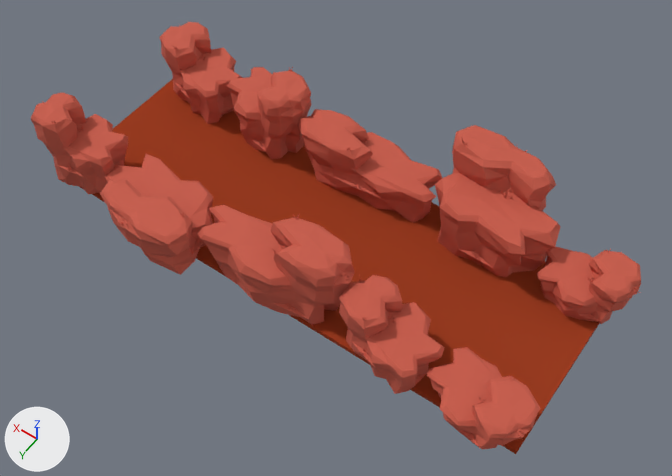
The Blender file Assets/Floor.blend as it was, and as the next commit left it.
One viewpoint serves both versions: a 50 mm lens placed at (-17.9, 23.8, 37.6), pointed at (-1.4, 0.8, 1.4). Arrows for +X, +Y and +Z are at lower left; the lights stay in place.

The first picture shows 'Floor', 'Low poly Cliff', 'Low poly Cliff.001', 'Low poly Cliff.002', 'Low poly Cliff.003', 'Low poly Cliff.004', 'Low poly Cliff.005', 'Low poly Cliff.006', 'Low poly Cliff.007', 'Low poly Cliff.008', 'Low poly Cliff.009'.
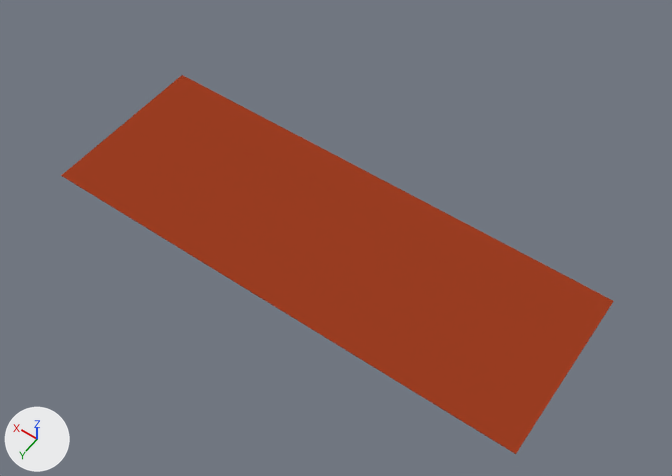
The newer file is also rescaled (x10.0), turned or shifted as a whole; pictures and numbers use the older file's frame.

Pixel boxes (x1, y1, x2, y2) of what changed, in the pictures (672 x 476 px):
'Floor', moved, rescaled (6% wider)
    before: (79, 79, 599, 454)
    after: (61, 75, 614, 454)
'Low poly Cliff.007', deleted (red)
    before: (435, 125, 560, 277)
'Low poly Cliff', deleted (red)
    before: (198, 205, 355, 325)
'Low poly Cliff.005', deleted (red)
    before: (298, 109, 442, 223)
'Low poly Cliff.002', deleted (red)
    before: (100, 154, 213, 275)
'Low poly Cliff.003', deleted (red)
    before: (339, 275, 445, 394)
'Low poly Cliff.004', deleted (red)
    before: (426, 347, 541, 449)
'Low poly Cliff.001', deleted (red)
    before: (31, 92, 128, 194)
'Low poly Cliff.006', deleted (red)
    before: (536, 246, 641, 324)
'Low poly Cliff.008', deleted (red)
    before: (227, 67, 311, 159)
'Low poly Cliff.009', deleted (red)
    before: (159, 22, 243, 124)

What changed in the scene script:
```text
Remove ob_low_poly_cliff:
    ob_low_poly_cliff = bpy.data.objects.new('Low poly Cliff', me_mesh_0)
Remove ob_low_poly_cliff_001:
    ob_low_poly_cliff_001 = bpy.data.objects.new('Low poly Cliff.001', me_mesh_0_001)
Remove ob_low_poly_cliff_002:
    ob_low_poly_cliff_002 = bpy.data.objects.new('Low poly Cliff.002', me_mesh_0_002)
Remove ob_low_poly_cliff_003:
    ob_low_poly_cliff_003 = bpy.data.objects.new('Low poly Cliff.003', me_mesh_0_003)
Remove ob_low_poly_cliff_004:
    ob_low_poly_cliff_004 = bpy.data.objects.new('Low poly Cliff.004', me_mesh_0_004)
Remove ob_low_poly_cliff_005:
    ob_low_poly_cliff_005 = bpy.data.objects.new('Low poly Cliff.005', me_mesh_0_005)
Remove ob_low_poly_cliff_006:
    ob_low_poly_cliff_006 = bpy.data.objects.new('Low poly Cliff.006', me_mesh_0_006)
Remove ob_low_poly_cliff_007:
    ob_low_poly_cliff_007 = bpy.data.objects.new('Low poly Cliff.007', me_mesh_0_007)
Remove ob_low_poly_cliff_008:
    ob_low_poly_cliff_008 = bpy.data.objects.new('Low poly Cliff.008', me_mesh_0_008)
Remove ob_low_poly_cliff_009:
    ob_low_poly_cliff_009 = bpy.data.objects.new('Low poly Cliff.009', me_mesh_0_009)
Change ob_floor:
    ob_floor.location: (0.0, 0.0, 0.0) -> (0.0, 0.0, -0.25)
    ob_floor.scale: (14.0, 4.94, 1.0) -> (14.0, 4.94, 0.1)
```
